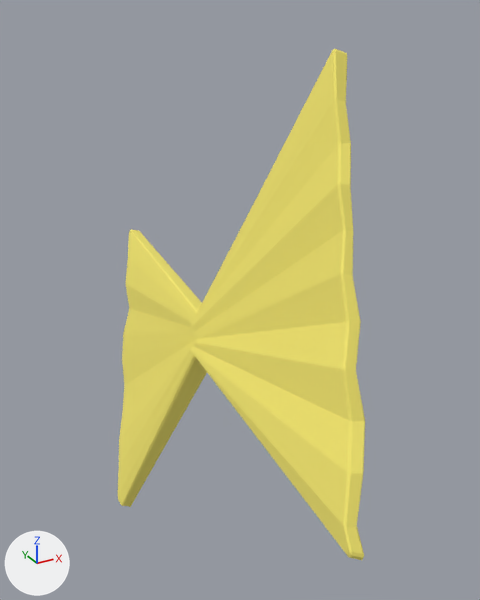
A saved change to the glTF model assets/Plane.008.gltf.
Both versions are drawn from a 50 mm lens placed at (-0.822, -1.72, 0.976), pointed at (0.122, -0.005, 0.118). Every picture has the same lights, and +X, +Y and +Z are marked at lower left. Where no turn or scale is listed for an object, it has been applied to the vertices.

The older version as bpy lines, for what is in view:
```python
mat_pasta_material_new = bpy.data.materials.new('Pasta-Material-new')
mat_pasta_material_new.use_nodes = True; mat_pasta_material_new.node_tree.nodes.clear()
_N = mat_pasta_material_new.node_tree.nodes; _L = mat_pasta_material_new.node_tree.links
n0 = _N.new('ShaderNodeBsdfPrincipled'); n0.name = 'Principled BSDF'
n0.inputs[2].default_value = 1.0  # 'Roughness'
n1 = _N.new('ShaderNodeOutputMaterial'); n1.name = 'Material Output'
n2 = _N.new('ShaderNodeMix'); n2.name = 'Mix'
n2.data_type = 'RGBA'
n2.blend_type = 'MULTIPLY'
n2.inputs[0].default_value = 1.0  # 'Factor'
n2.inputs[7].default_value = (0.913, 0.807, 0.159, 1.0)  # 'B', yellow #f5e86f
n3 = _N.new('ShaderNodeVertexColor'); n3.name = 'Color Attribute'
_L.new(n0.outputs[0], n1.inputs[0])  # 'BSDF' to 'Surface'
_L.new(n2.outputs[2], n0.inputs[0])  # 'Result' to 'Base Color'
_L.new(n3.outputs[0], n2.inputs[6])  # 'Color' to 'A'
me_plane_021 = bpy.data.meshes.new('Plane.021')
me_plane_021.from_pydata(...)  # 160 vertices, 316 faces; spans x -0.23..0.26, y -0.93..0.95, z -0.82..0.88
me_plane_021.materials.append(mat_pasta_material_new)
ob_plane_008 = bpy.data.objects.new('Plane.008', me_plane_021)
ob_plane_008.location = (0.0, 0.0, 0.0)
```
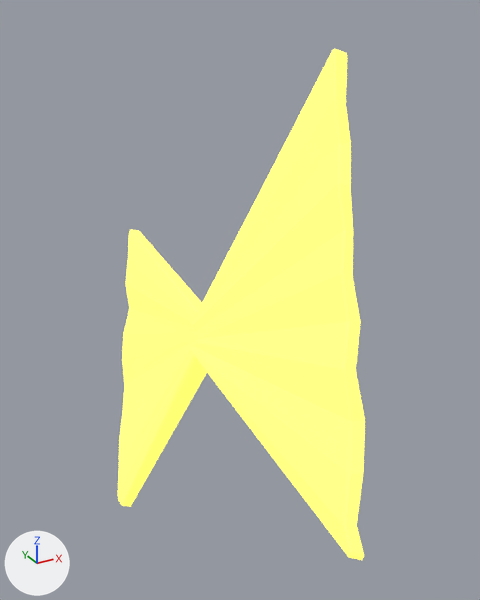
Diff of the bpy script that builds the scene:
```diff
--- a/assets/Plane.008.gltf.py
+++ b/assets/Plane.008.gltf.py
@@ mat_pasta_material_new @@
 n0 = _N.new('ShaderNodeBsdfPrincipled'); n0.name = 'Principled BSDF'
 n0.inputs[2].default_value = 1.0  # 'Roughness'
+n0.inputs[27].default_value = (1.0, 0.943, 0.102, 1.0)  # 'Emission Color', yellow #fff95a
+n0.inputs[28].default_value = 1.2  # 'Emission Strength'
 n1 = _N.new('ShaderNodeOutputMaterial'); n1.name = 'Material Output'
```

Location of each change, [x1, y1, x2, y2] in pixels of the pictures (480 x 600 px):
'Plane.008', recoloured, surface changed
    both: [118, 49, 365, 560]
